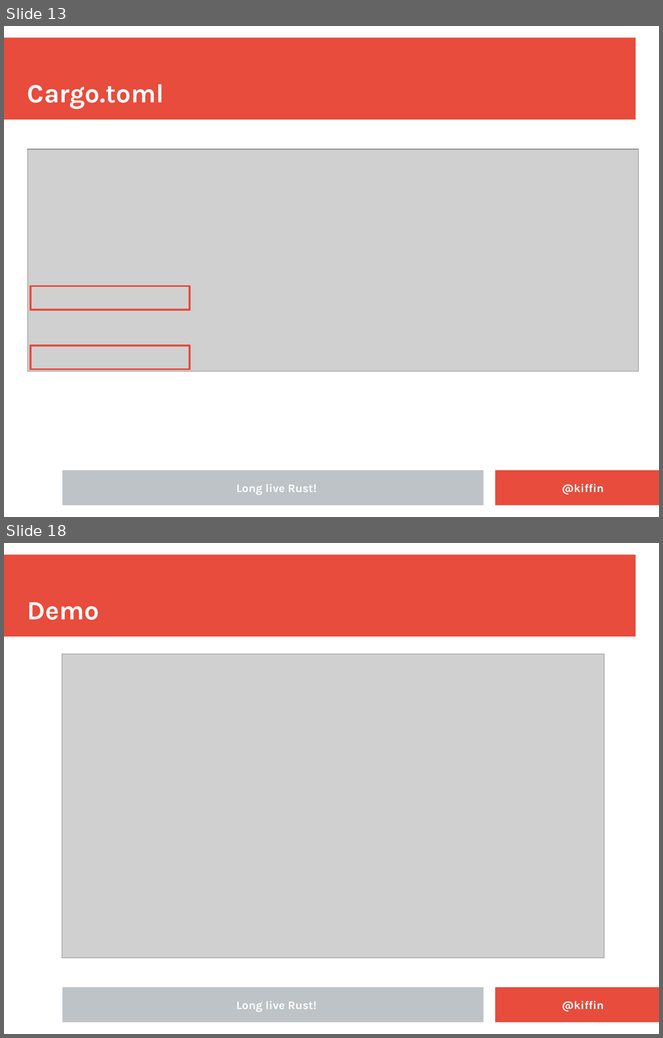
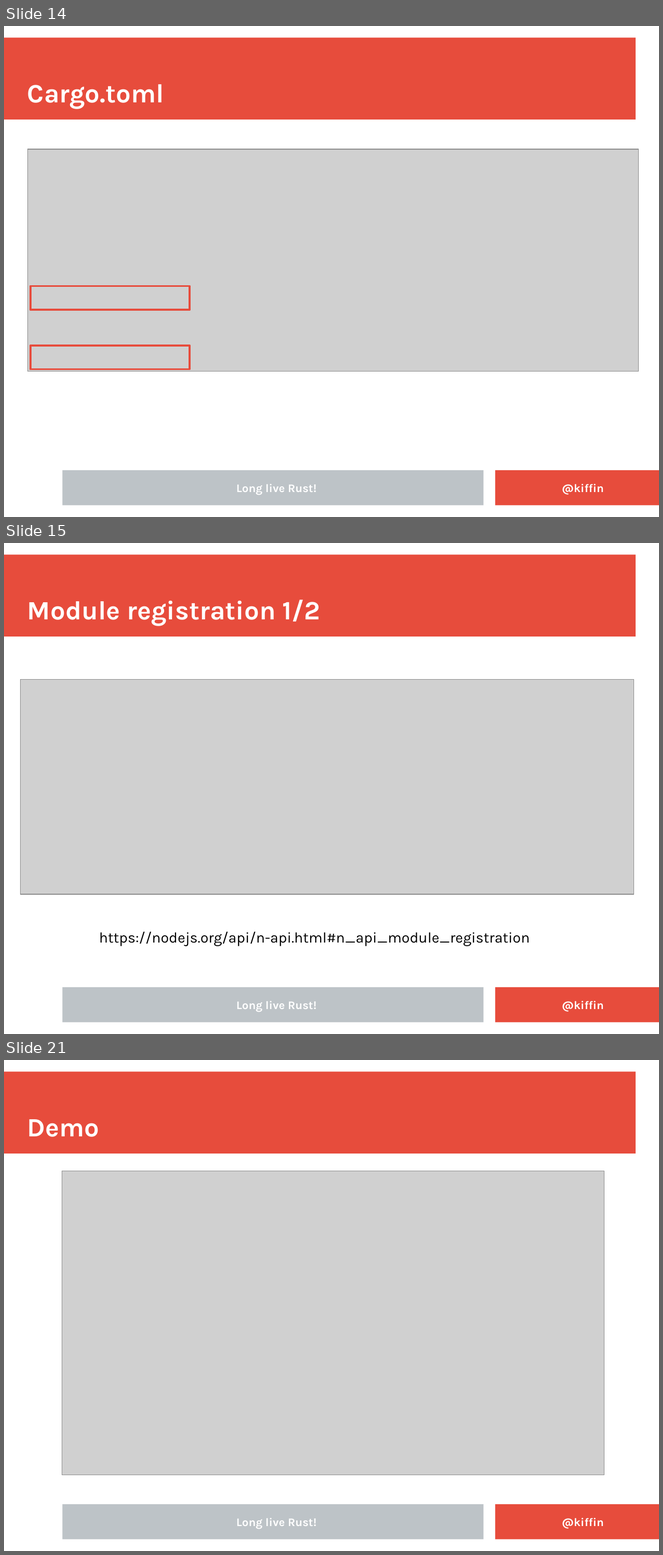
Before and after one commit to kgish/rust-node-addon-template, a slide deck: presentation/Embedding-Rust-in-NodeJS-applications.odp. Shown one above the other, each under a label of ours: slides 13 and 18 before the commit, slides 14, 15 and 21 after it; the slides between them are not shown. The pictures are 663x1038 and 663x1555 pixels, drawn with LibreOffice and Linux fonts; fonts in the diff are those of the drawing; grey boxes stand for pictures; background and template pictures are left out. Boxes give left, top, right and bottom in pixels: in the first picture for what was removed or moved away, otherwise in the second. Text is boxed around its words. In the diff, an @@ line names an element or a change of style, - is before the commit and + after.

```diff
--- a/presentation/Embedding-Rust-in-NodeJS-applications.odp
+++ b/presentation/Embedding-Rust-in-NodeJS-applications.odp
@@ slide 15 added at (4,543,659,1034), background #FFFFFF; not listed: 3 template elements that a slide beside it also shows @@
@@ title added at (27,600,321,626), 32 pt, text #FFFFFF, bold @@
+Module registration 1/2
@@ picture added at (21,680,634,895) @@
@@ text added at (99,932,530,947), 18 pt, text #000000 @@
+https://nodejs.org/api/n-api.html#n_api_module_registration
@@ text added at (236,1001,317,1012), 14 pt, text #FFFFFF, bold @@
+Long live Rust!
@@ text added at (562,1001,604,1012), 14 pt, text #FFFFFF, bold @@
+@kiffin
@@ what was slide 13 is now slide 14 @@
@@ what was slide 18 is now slide 21 @@
```
Also in this commit, not shown: 9 slides changed, 2 other slides added, 1 other file.
